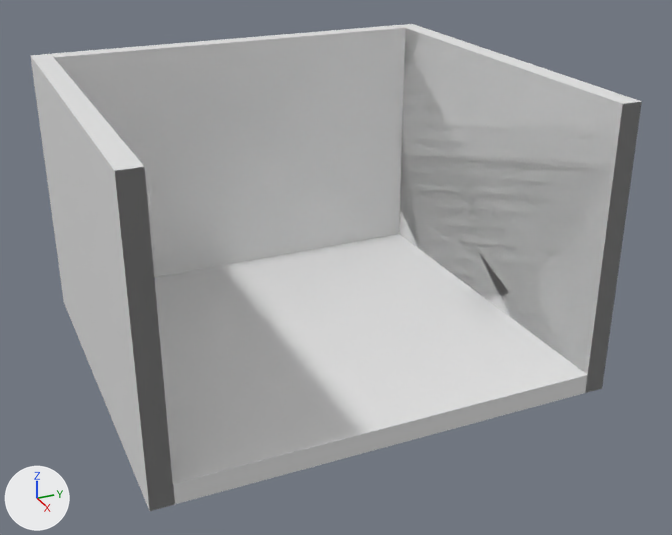
Two versions of the FBX model Assets/Models/CabinInterior.fbx, one commit apart.
Rendered twice from a 50 mm lens placed at (9.93, -4.1, 5.84), pointed at (0.37, 0.2, 1.06). Lighting does not change. The marker at lower left points along +X, +Y and +Z. Where no turn or scale is listed for an object, it has been applied to the vertices.

The older version as bpy lines, for what is in view:
```python
me_cube_002 = bpy.data.meshes.new('Cube.002')
me_cube_002.from_pydata(...)  # 16 vertices, 8 faces; spans x -2.5..2.5, y -0.13..0.13, z -1.25..2.25
me_cube_003 = bpy.data.meshes.new('Cube.003')
me_cube_003.from_pydata(...)  # 16 vertices, 8 faces; spans x -2.5..2.5, y -0.13..0.13, z -1.25..2.25
me_cube_004 = bpy.data.meshes.new('Cube.004')
me_cube_004.from_pydata(...)  # a box spanning x -0.13..0.13, y -2.5..2.5, z -1.25..2.25
ob_cube_001 = bpy.data.objects.new('Cube.001', me_cube_002)
ob_cube_001.location = (0.0, 2.62, 1.12)
ob_cube_002 = bpy.data.objects.new('Cube.002', me_cube_003)
ob_cube_002.location = (0.0, -2.63, 1.12)
ob_cube_003 = bpy.data.objects.new('Cube.003', me_cube_004)
ob_cube_003.location = (-2.38, 0.0, 1.12)
# also in view: 'Cube' at (0.0, 0.0, 0.0)
```
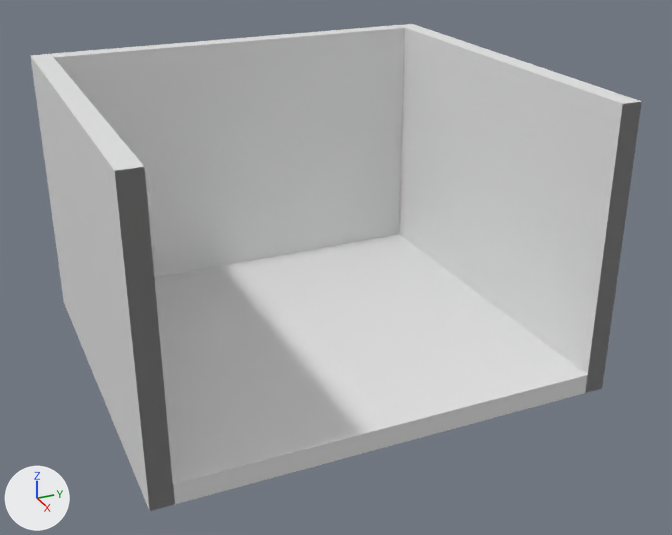
Boxes [x1, y1, x2, y2] around the edits, measured in the pictures (672 x 535 px):
part 1 of me_cube_002, deleted
    before: [399, 31, 622, 375]

Diff of the bpy script that builds the scene:
```diff
--- a/Assets/Models/CabinInterior.fbx.py
+++ b/Assets/Models/CabinInterior.fbx.py
@@ me_cube_002 @@
 me_cube_002.from_pydata(...)  # 16 vertices, 8 faces; spans x -2.5..2.5, y -0.13..0.13, z -1.25..2.25
 # used by ob_cube_001; location = (0.0, 2.62, 1.12)
+# me_cube_002 part 1: the loose piece of 4 vertices spanning x -2.5..2.5, y -0.13..-0.12, z -1.25..2.25 is deleted
```
